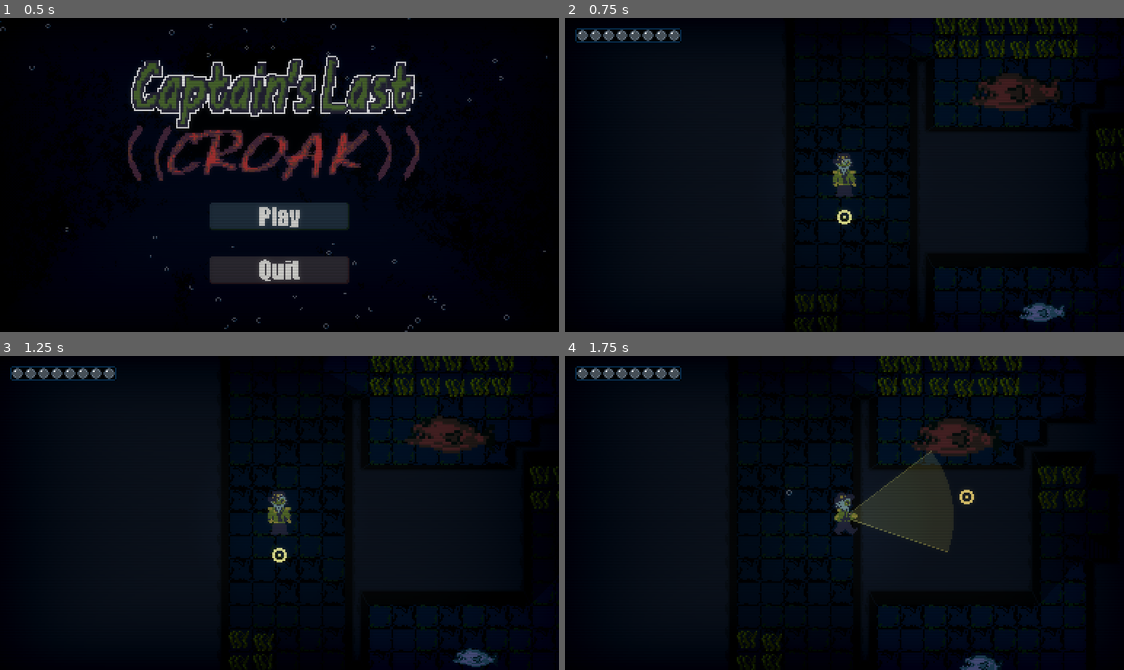
Above: before the commit, frames 1-4 (two rows, left to right).
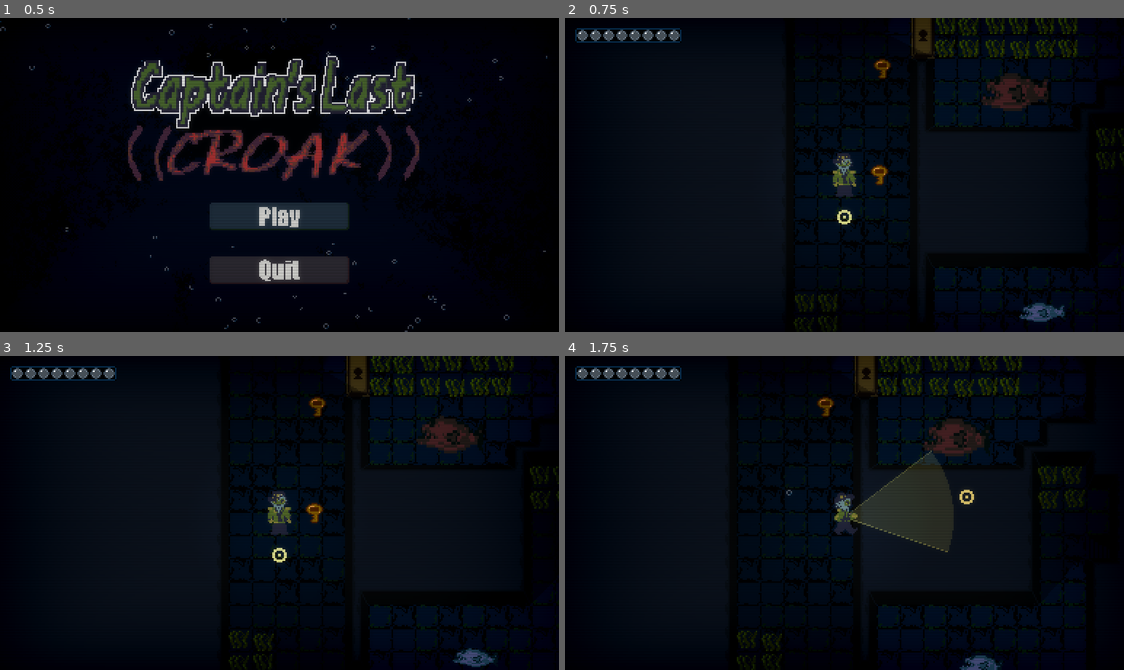
Above: after the commit, the same moments.

Repository: jablonskibrandan/GodotWild98
Game: Godot game, scene res://scenes/main_menu.tscn
Same seed, same stepped clock (60 frames per second), same inputs: the game is played once before the commit and once after it. Sound files missing from this copy of the repository are replaced by a short silence.
Inputs (mouse positions are in pixels of both pictures, inside the frame that each line leads up to):
- Up to frame 1 (0.5 s): no input
- Up to frame 2 (0.75 s): click (844, 215) at 0.5 s
- Up to frame 3 (1.25 s): no input
- Up to frame 4 (1.75 s): move the mouse to (967, 497) at 1.27 s; hold D (move_right) from 1.28 s (still down); hold F (flashlight_toggle) from 1.28 s (still down)

Frame 1 is identical in both runs. In frame 2, 1.2% of the frame differs, in the area x 54-89%, y 0-54%; in frame 3, 1.1%; in frame 4, 1.0%.

Commit message:
doors and keys

Diff:
--- a/project.godot
+++ b/project.godot
@@ -89,6 +89,7 @@
 2d_physics/layer_5="hidden room door"
 2d_physics/layer_6="seaweed"
 2d_physics/layer_7="stairs"
+2d_physics/layer_8="doors"
 
 [rendering]
 
--- /dev/null
+++ b/scenes/environment/door.tscn
@@ -0,0 +1,34 @@
+[gd_scene format=3 uid="uid://1yvg8wxcpeba"]
+
+[ext_resource type="Script" uid="uid://cnte4dhigh104" path="res://scripts/environment/door.gd" id="1_hs68i"]
+[ext_resource type="Texture2D" uid="uid://dcpf5p4e3dma3" path="res://visuals/environment/locked_doors.png" id="2_hs68i"]
+
+[sub_resource type="RectangleShape2D" id="RectangleShape2D_wd5ij"]
+size = Vector2(16, 16)
+
+[sub_resource type="RectangleShape2D" id="RectangleShape2D_qxvjs"]
+size = Vector2(16, 8)
+
+[node name="Door" type="Area2D" unique_id=15992408]
+collision_layer = 128
+collision_mask = 2
+script = ExtResource("1_hs68i")
+
+[node name="StaticBody2D" type="StaticBody2D" parent="." unique_id=435248991]
+collision_layer = 128
+collision_mask = 2
+
+[node name="CollisionShape2D" type="CollisionShape2D" parent="StaticBody2D" unique_id=60672163]
+shape = SubResource("RectangleShape2D_wd5ij")
+
+[node name="Sprite2D" type="Sprite2D" parent="StaticBody2D" unique_id=1883340264]
+texture = ExtResource("2_hs68i")
+hframes = 4
+vframes = 2
+frame = 4
+
+[node name="Unlock_Area" type="CollisionShape2D" parent="." unique_id=1863970802]
+position = Vector2(0, 12)
+shape = SubResource("RectangleShape2D_qxvjs")
+
+[connection signal="body_entered" from="." to="." method="_on_body_entered"]
--- /dev/null
+++ b/scenes/environment/door_key.tscn
@@ -0,0 +1,21 @@
+[gd_scene format=3 uid="uid://c832dr177y2mk"]
+
+[ext_resource type="Script" uid="uid://cajncdld0sl6q" path="res://scripts/environment/door_key.gd" id="1_wtobe"]
+[ext_resource type="Texture2D" uid="uid://ch7iyrkhukkd" path="res://visuals/environment/key.png" id="2_wtobe"]
+
+[sub_resource type="RectangleShape2D" id="RectangleShape2D_qxvjs"]
+size = Vector2(16, 16)
+
+[node name="Key" type="Area2D" unique_id=15992408]
+collision_layer = 128
+collision_mask = 2
+monitorable = false
+script = ExtResource("1_wtobe")
+
+[node name="Sprite2D" type="Sprite2D" parent="." unique_id=1883340264]
+texture = ExtResource("2_wtobe")
+
+[node name="CollisionShape2D" type="CollisionShape2D" parent="." unique_id=1863970802]
+shape = SubResource("RectangleShape2D_qxvjs")
+
+[connection signal="body_entered" from="." to="." method="_on_body_entered"]
--- /dev/null
+++ b/scenes/environment/double_door.tscn
@@ -0,0 +1,34 @@
+[gd_scene format=3 uid="uid://be76k6irjrbbd"]
+
+[ext_resource type="Script" uid="uid://cnte4dhigh104" path="res://scripts/environment/door.gd" id="1_r6mw5"]
+[ext_resource type="Texture2D" uid="uid://dcpf5p4e3dma3" path="res://visuals/environment/locked_doors.png" id="2_ulvd7"]
+
+[sub_resource type="RectangleShape2D" id="RectangleShape2D_wd5ij"]
+size = Vector2(32, 16)
+
+[sub_resource type="RectangleShape2D" id="RectangleShape2D_qxvjs"]
+size = Vector2(32, 8)
+
+[node name="Door" type="Area2D" unique_id=15992408]
+collision_layer = 128
+collision_mask = 2
+script = ExtResource("1_r6mw5")
+
+[node name="StaticBody2D" type="StaticBody2D" parent="." unique_id=435248991]
+collision_layer = 128
+collision_mask = 2
+
+[node name="CollisionShape2D" type="CollisionShape2D" parent="StaticBody2D" unique_id=60672163]
+shape = SubResource("RectangleShape2D_wd5ij")
+
+[node name="Sprite2D" type="Sprite2D" parent="StaticBody2D" unique_id=1883340264]
+texture = ExtResource("2_ulvd7")
+hframes = 2
+vframes = 2
+frame = 1
+
+[node name="Unlock_Area" type="CollisionShape2D" parent="." unique_id=1863970802]
+position = Vector2(0, 12)
+shape = SubResource("RectangleShape2D_qxvjs")
+
+[connection signal="body_entered" from="." to="." method="_on_body_entered"]
--- /dev/null
+++ b/scenes/environment/double_door_vertical.tscn
@@ -0,0 +1,35 @@
+[gd_scene format=3 uid="uid://dklvm2kf2puv4"]
+
+[ext_resource type="Script" uid="uid://cnte4dhigh104" path="res://scripts/environment/door.gd" id="1_bnrjc"]
+[ext_resource type="Texture2D" uid="uid://dcpf5p4e3dma3" path="res://visuals/environment/locked_doors.png" id="2_26d5o"]
+
+[sub_resource type="RectangleShape2D" id="RectangleShape2D_wd5ij"]
+size = Vector2(32, 16)
+
+[sub_resource type="RectangleShape2D" id="RectangleShape2D_qxvjs"]
+size = Vector2(32, 8)
+
+[node name="Door" type="Area2D" unique_id=15992408]
+collision_layer = 128
+collision_mask = 2
+script = ExtResource("1_bnrjc")
+
+[node name="StaticBody2D" type="StaticBody2D" parent="." unique_id=435248991]
+collision_layer = 128
+collision_mask = 2
+
+[node name="CollisionShape2D" type="CollisionShape2D" parent="StaticBody2D" unique_id=60672163]
+rotation = 1.5707964
+shape = SubResource("RectangleShape2D_wd5ij")
+
+[node name="Sprite2D" type="Sprite2D" parent="StaticBody2D" unique_id=1883340264]
+texture = ExtResource("2_26d5o")
+hframes = 4
+frame = 1
+
+[node name="Unlock_Area" type="CollisionShape2D" parent="." unique_id=1863970802]
+position = Vector2(-12, 0)
+rotation = 1.5707964
+shape = SubResource("RectangleShape2D_qxvjs")
+
+[connection signal="body_entered" from="." to="." method="_on_body_entered"]
--- a/scenes/environment/stairs.tscn
+++ b/scenes/environment/stairs.tscn
@@ -6,7 +6,7 @@
 [sub_resource type="RectangleShape2D" id="RectangleShape2D_qxvjs"]
 size = Vector2(16, 16)
 
-[node name="Area2D" type="Area2D" unique_id=15992408]
+[node name="Stairs" type="Area2D" unique_id=15992408]
 collision_layer = 64
 collision_mask = 2
 monitorable = false
--- a/scenes/floors/floor_one.tscn
+++ b/scenes/floors/floor_one.tscn
@@ -6,8 +6,10 @@
 [ext_resource type="PackedScene" uid="uid://dpwd50owx3p4e" path="res://scenes/environment/seaweed_patch.tscn" id="4_q3cva"]
 [ext_resource type="PackedScene" uid="uid://45p1d6iama01" path="res://scenes/environment/stairs.tscn" id="5_l4cqm"]
 [ext_resource type="Script" uid="uid://dsmqmerm578de" path="res://scripts/monsters/monster_manager.gd" id="6_q3cva"]
+[ext_resource type="PackedScene" uid="uid://c832dr177y2mk" path="res://scenes/environment/door_key.tscn" id="7_15m5t"]
 [ext_resource type="PackedScene" uid="uid://bwpdxk16drrhm" path="res://scenes/monsters/red_monster.tscn" id="7_l4cqm"]
 [ext_resource type="PackedScene" uid="uid://dm48ti74qwqcc" path="res://scenes/monsters/base_blue_monster.tscn" id="8_15m5t"]
+[ext_resource type="PackedScene" uid="uid://dklvm2kf2puv4" path="res://scenes/environment/double_door_vertical.tscn" id="8_xjajn"]
 
 [sub_resource type="OccluderPolygon2D" id="OccluderPolygon2D_tc85r"]
 polygon = PackedVector2Array(-8, -8, 8, -8, 8, 8, -8, 8)
@@ -583,6 +585,18 @@
 [node name="Stairs" parent="Background" unique_id=15992408 instance=ExtResource("5_l4cqm")]
 position = Vector2(264, 200)
 
+[node name="Door" parent="Background" unique_id=176746150 instance=ExtResource("8_xjajn")]
+position = Vector2(105, 81)
+
+[node name="Door2" parent="Background" unique_id=291131560 instance=ExtResource("8_xjajn")]
+position = Vector2(104, 305)
+
+[node name="Key" parent="Background" unique_id=411297487 instance=ExtResource("7_15m5t")]
+position = Vector2(77, 104)
+
+[node name="Key2" parent="Background" unique_id=219879958 instance=ExtResource("7_15m5t")]
+position = Vector2(75, 177)
+
 [node name="MonsterManager" type="Node2D" parent="." unique_id=574206714]
 y_sort_enabled = true
 script = ExtResource("6_q3cva")
--- a/scenes/floors/floor_two.tscn
+++ b/scenes/floors/floor_two.tscn
@@ -7,6 +7,7 @@
 [ext_resource type="PackedScene" uid="uid://45p1d6iama01" path="res://scenes/environment/stairs.tscn" id="5_jgglp"]
 [ext_resource type="PackedScene" uid="uid://cqjl0cwe3lhux" path="res://scenes/monsters/yellow_monster.tscn" id="7_tbcs5"]
 [ext_resource type="PackedScene" uid="uid://6px8vy48up1p" path="res://scenes/monsters/gray_monster.tscn" id="8_61te0"]
+[ext_resource type="PackedScene" uid="uid://be76k6irjrbbd" path="res://scenes/environment/double_door.tscn" id="9_61te0"]
 [ext_resource type="Script" uid="uid://dsmqmerm578de" path="res://scripts/monsters/monster_manager.gd" id="15_acut0"]
 
 [sub_resource type="OccluderPolygon2D" id="OccluderPolygon2D_tc85r"]
@@ -583,3 +584,6 @@
 
 [node name="Gray_Monster" parent="MonsterManager" unique_id=2082595206 instance=ExtResource("8_61te0")]
 position = Vector2(182, 101)
+
+[node name="Door" parent="MonsterManager" unique_id=2059325993 instance=ExtResource("9_61te0")]
+position = Vector2(33, 139)
--- a/scenes/monsters/base_blue_monster.tscn
+++ b/scenes/monsters/base_blue_monster.tscn
@@ -125,7 +125,7 @@
 
 [node name="Blue_Monster" type="CharacterBody2D" unique_id=447894495]
 collision_layer = 8
-collision_mask = 9
+collision_mask = 137
 motion_mode = 1
 script = ExtResource("1_1cbnp")
 
--- a/scenes/monsters/gray_monster.tscn
+++ b/scenes/monsters/gray_monster.tscn
@@ -8,6 +8,7 @@
 
 [node name="AnimatedSprite2D" parent="." index="0" unique_id=174872278]
 modulate = Color(0.15935335, 0.14924654, 0.14250839, 1)
+scale = Vector2(1, 0.75)
 
 [node name="TargetFinder" parent="." index="1" unique_id=1955017602]
 vision = 33.0
--- a/scenes/monsters/red_monster.tscn
+++ b/scenes/monsters/red_monster.tscn
@@ -10,4 +10,4 @@
 
 [node name="AnimatedSprite2D" parent="." index="0" unique_id=174872278]
 modulate = Color(0.42745098, 0.18431373, 0.1254902, 1)
-scale = Vector2(2, 2)
+scale = Vector2(1.5, 2)
--- a/scenes/player.tscn
+++ b/scenes/player.tscn
@@ -3,6 +3,7 @@
 [ext_resource type="Script" uid="uid://cnjnjyw5bsp31" path="res://scripts/player/player_controller.gd" id="1_g2els"]
 [ext_resource type="Texture2D" uid="uid://d0jy1aj7v7fn5" path="res://visuals/player/cap_frog.png" id="2_qhqgy"]
 [ext_resource type="Script" uid="uid://dady07nhex7xv" path="res://scripts/player/bubble_health.gd" id="2_qlg0r"]
+[ext_resource type="Script" uid="uid://1qs2t4tgxuf7" path="res://scripts/player/player_keys.gd" id="3_smehm"]
 [ext_resource type="Shader" uid="uid://qwihv7hrpld1" path="res://visuals/player_shader.tres" id="3_tuyoq"]
 [ext_resource type="Texture2D" uid="uid://dp4illl5bapcx" path="res://visuals/ui/air_release.png" id="4_tuyoq"]
 [ext_resource type="Texture2D" uid="uid://deo156ulol0mh" path="res://visuals/player/flashlight_small.png" id="5_fjrip"]
@@ -309,12 +310,15 @@
 [node name="Player" type="CharacterBody2D" unique_id=2093951058]
 texture_filter = 1
 collision_layer = 2
-collision_mask = 3
+collision_mask = 131
 motion_mode = 1
 script = ExtResource("1_g2els")
 
 [node name="Bubble_Health" type="Node" parent="." unique_id=1456588604]
 script = ExtResource("2_qlg0r")
+
+[node name="Keys" type="Node" parent="." unique_id=1809212861]
+script = ExtResource("3_smehm")
 
 [node name="AnimatedSprite2D" type="AnimatedSprite2D" parent="." unique_id=647576807]
 modulate = Color(0.974014, 0.810853, 1, 1)
--- /dev/null
+++ b/scripts/environment/door.gd
@@ -0,0 +1,10 @@
+class_name Door
+extends Area2D
+
+func _on_body_entered(body: Node2D):
+	if body is PlayerController:
+		var player_keys := body.get_node_or_null("Keys") as PlayerKeys
+		if player_keys != null:
+			var door_opened = player_keys.use_key()
+			if door_opened:
+				queue_free()
--- /dev/null
+++ b/scripts/environment/door_key.gd
@@ -0,0 +1,9 @@
+class_name DoorKey
+extends Area2D
+
+func _on_body_entered(body: Node2D):
+	if body is PlayerController:
+		var player_keys := body.get_node_or_null("Keys") as PlayerKeys
+		if player_keys != null:
+			player_keys.add_key()
+			queue_free()
--- a/scripts/monsters/monster_target_finder.gd
+++ b/scripts/monsters/monster_target_finder.gd
@@ -88,7 +88,8 @@
 	const environment_layer := 1
 	const hidden_room_door_layer := 5
 	const seaweed_layer := 6
-	var collision_mask := (1 << (environment_layer-1)) + (1 << (hidden_room_door_layer-1))
+	const door_layer := 8
+	var collision_mask := (1 << (environment_layer-1)) + (1 << (hidden_room_door_layer-1)) + (1 << (door_layer-1))
 	if sneaking:
 		collision_mask += (1 << (seaweed_layer-1))
 
--- a/scripts/player/player_controller.gd
+++ b/scripts/player/player_controller.gd
@@ -30,7 +30,6 @@
 	hit_tween.tween_method(set_shader_value, 1, 2, .2)
 	hit_tween.tween_method(set_shader_value, 2, 1, .2)
 	return
-
 
 func set_shader_value(value: float) -> void:
 	$AnimatedSprite2D.material.set_shader_parameter("progress", value)
--- /dev/null
+++ b/scripts/player/player_keys.gd
@@ -0,0 +1,13 @@
+class_name PlayerKeys
+extends Node
+
+var key_count:int = 0
+
+func add_key():
+	key_count += 1
+
+func use_key() -> bool:
+	if key_count > 0:
+		key_count -= 1
+		return true
+	return false
Not shown, added: scripts/environment/door.gd.uid
Not shown, added: scripts/environment/door_key.gd.uid
Not shown, added: scripts/player/player_keys.gd.uid
Binary file added: visuals/environment/key.png
Not shown, added: visuals/environment/key.png.import
Binary file added: visuals/environment/locked_doors.png
Not shown, added: visuals/environment/locked_doors.png.import
